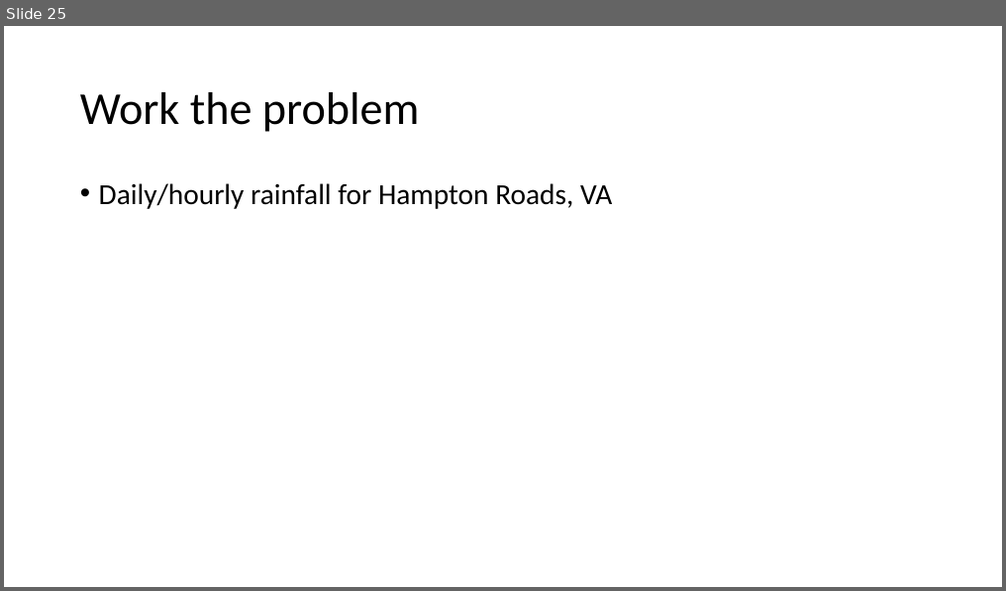
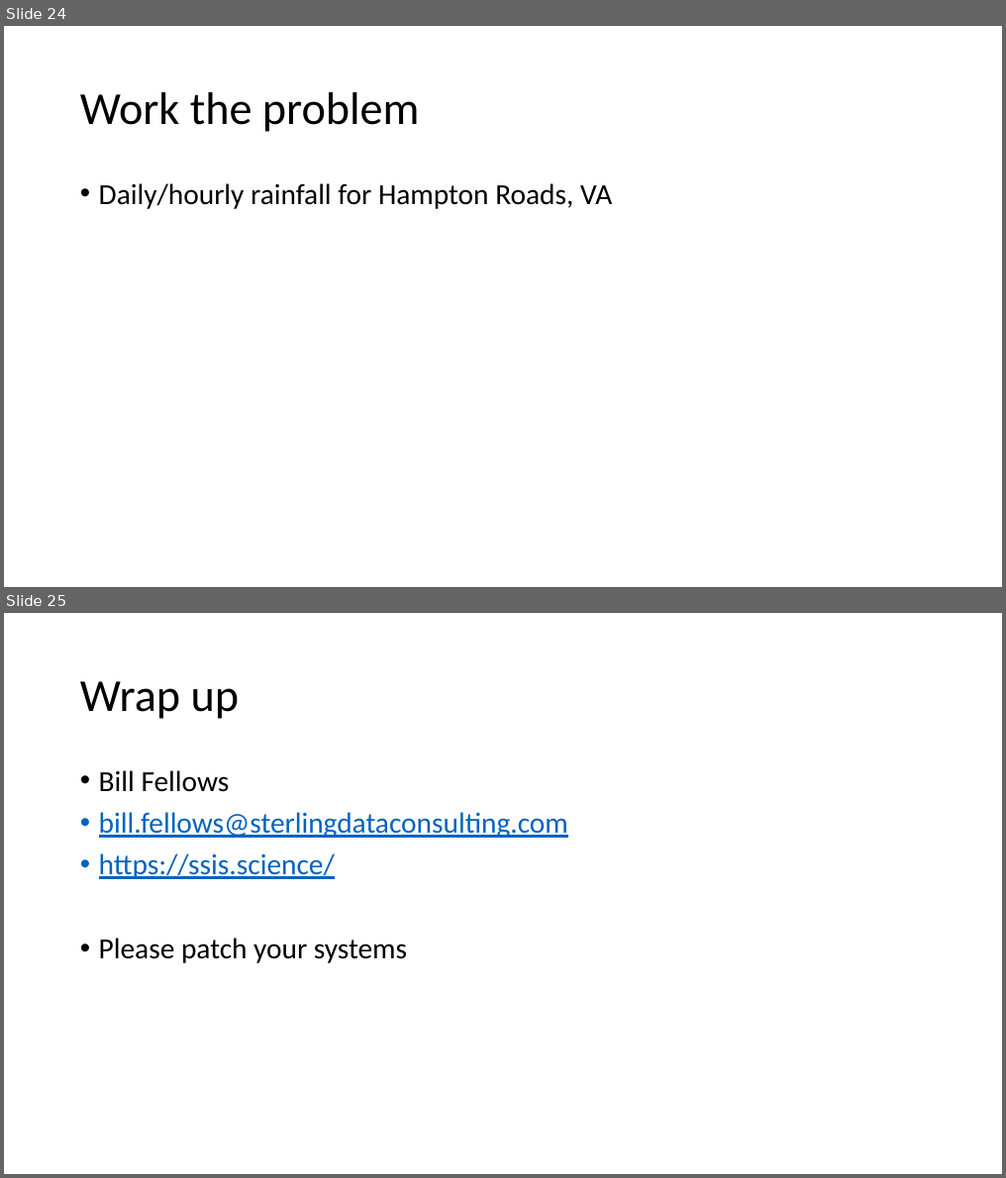
Before and after one commit to billinkc/presentations, a slide deck: IntegratingWeatherData/IntegratingWeatherData.pptx. Shown one above the other, each under a label of ours: slide 25 before the commit, slides 24 and 25 after it. The pictures are 1006x591 and 1006x1178 pixels, drawn with LibreOffice and Linux fonts; fonts in the diff are those of the drawing. Boxes give left, top, right and bottom in pixels: in the first picture for what was removed or moved away, otherwise in the second. Text is boxed around its words. In the diff, an @@ line names an element or a change of style, - is before the commit and + after.

```diff
--- a/IntegratingWeatherData/IntegratingWeatherData.pptx
+++ b/IntegratingWeatherData/IntegratingWeatherData.pptx
@@ slide 25 added at box(4, 613, 1002, 1174), background #FFFFFF @@
@@ title added at box(80, 681, 240, 719), 44 pt, text #000000 @@
+Wrap up
@@ text added at box(99, 770, 568, 963), 28 pt, text #0563C1, underline @@
+• Bill Fellows
+• bill.fellows@sterlingdataconsulting.com
+• https://ssis.science/
+• Please patch your systems
@@ what was slide 25 is now slide 24 @@
```
Also in this commit, not shown: 4 slides changed, 1 slide removed, 8 other files.
